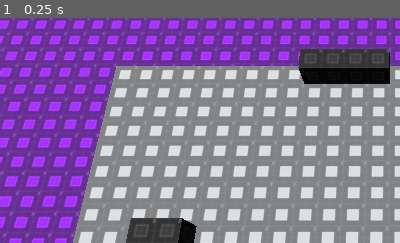
Above: before the commit, frame 1.
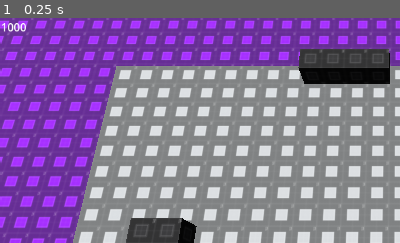
Above: after the commit, the same moment.

Repository: andremtz04/Battle-Against-Time
Game: Godot game, scene res://Scenes/map.tscn
The game is run twice, just before and just after one commit, with the same random seed, the same clock (stepped at 60 frames per second) and the same inputs. The engine's default icon, where the game draws it, is replaced by a stand-in: a white triangle on a blue panel in a dark square.
Inputs:
- Up to frame 1 (0.25 s): no input
The pictures show only the part of the screen within x 0-50%, y 0-50%; the shares and areas given below are measured in that part.

The runs differ from the first frame. In frame 1, 0.1% of the frame differs, in the area x 0-7%, y 2-7%.

Commit message:
added a simple money system

Diff:
--- a/Scenes/map.tscn
+++ b/Scenes/map.tscn
@@ -1,6 +1,7 @@
-[gd_scene load_steps=6 format=3 uid="uid://bga6mkh5j441c"]
+[gd_scene load_steps=7 format=3 uid="uid://bga6mkh5j441c"]
 
 [ext_resource type="Script" path="res://Scripts/Main System/risk.gd" id="1_nyhbc"]
+[ext_resource type="Script" path="res://Scripts/Main System/ui.gd" id="2_bppfq"]
 [ext_resource type="Texture2D" uid="uid://blwnkhikcechp" path="res://icon.svg" id="2_hl03d"]
 [ext_resource type="Script" path="res://Scripts/Main System/main_camera.gd" id="3_a5gf1"]
 [ext_resource type="MeshLibrary" uid="uid://dbj42d4e3avfy" path="res://Meshes/BlockLibrary.tres" id="4_dwd1q"]
@@ -13,6 +14,12 @@
 [node name="UI" type="Control" parent="."]
 layout_mode = 3
 anchors_preset = 0
+offset_right = 40.0
+offset_bottom = 40.0
+script = ExtResource("2_bppfq")
+
+[node name="Money" type="RichTextLabel" parent="UI"]
+layout_mode = 0
 offset_right = 40.0
 offset_bottom = 40.0
 
@@ -65,6 +72,7 @@
 }
 metadata/_editor_floor_ = Vector3(0, 0, 0)
 
-[connection signal="button_down" from="UI/GridContainer/SpawnTower2" to="Camera3D" method="_on_spawn_tower_2_button_down"]
-[connection signal="button_down" from="UI/GridContainer/SpawnTower1" to="Camera3D" method="_on_spawn_tower_1_button_down"]
-[connection signal="button_down" from="UI/GridContainer/SpawnTower3" to="Camera3D" method="_on_spawn_tower_3_button_down"]
+[connection signal="button_down" from="UI/GridContainer/SpawnTower2" to="UI" method="_on_spawn_tower_2_button_down"]
+[connection signal="button_down" from="UI/GridContainer/SpawnTower1" to="UI" method="_on_spawn_tower_1_button_down"]
+[connection signal="button_down" from="UI/GridContainer/SpawnTower3" to="UI" method="_on_spawn_tower_3_button_down"]
+[connection signal="placedTower" from="Camera3D" to="UI" method="_on_camera_3d_placed_tower"]
--- /dev/null
+++ b/Scripts/Global/economy.gd
@@ -0,0 +1,13 @@
+extends Node
+
+var totalMoney : int = 1000
+
+var moneyDictinary : Dictionary = {
+	"None" : 0,
+	"Test1" : 10,
+	"Test2" : 20,
+	"Test3" : 30
+}
+
+func deduct_money() -> void:
+	totalMoney -= moneyDictinary[TowerSpawner.currentTower]
--- a/Scripts/Main System/main_camera.gd
+++ b/Scripts/Main System/main_camera.gd
@@ -7,6 +7,8 @@
 var rayCastResult : Dictionary
 var instance
 var inPos
+
+signal placedTower
 
 
 func _process(_delta: float) -> void:
@@ -39,6 +41,7 @@
 		else:
 			instance.position = Vector3(inPos.x + 0.5, inPos.y, inPos.z + 0.5)
 			TowerSpawner.mapGrid[inPos.z][inPos.x] = TowerSpawner.currentTower
+			placedTower.emit()
 
 
 func delete_tower() -> bool:
@@ -62,15 +65,3 @@
 		instance = TowerSpawner.SpawnTower.instantiate()
 		instance.position = Vector3(inPos.x, inPos.y, inPos.z)
 		map.add_child(instance)
-
-
-func _on_spawn_tower_1_button_down() -> void:
-	TowerSpawner.currentTower = "Test1"
-
-
-func _on_spawn_tower_2_button_down() -> void:
-	TowerSpawner.currentTower = "Test2"
-
-
-func _on_spawn_tower_3_button_down() -> void:
-	TowerSpawner.currentTower = "Test3"
--- /dev/null
+++ b/Scripts/Main System/ui.gd
@@ -0,0 +1,25 @@
+extends Control
+
+@onready var moneyLabel : RichTextLabel = $Money
+
+
+func _ready() -> void:
+	moneyLabel.text = str(Economy.totalMoney)
+
+
+func _on_spawn_tower_2_button_down() -> void:
+	TowerSpawner.currentTower = "Test1"
+
+
+func _on_spawn_tower_1_button_down() -> void:
+	TowerSpawner.currentTower = "Test2"
+
+
+func _on_spawn_tower_3_button_down() -> void:
+	TowerSpawner.currentTower = "Test3"
+
+
+# What UI things should update when a tower is placed
+func _on_camera_3d_placed_tower() -> void:
+	Economy.deduct_money()
+	moneyLabel.text = str(Economy.totalMoney)
--- a/project.godot
+++ b/project.godot
@@ -18,6 +18,7 @@
 [autoload]
 
 TowerSpawner="*res://Scripts/Global/tower_spawner.gd"
+Economy="*res://Scripts/Global/economy.gd"
 
 [display]
 
Not shown: 6 places in Meshes/BlockLibrary.tres that only renumber resources
